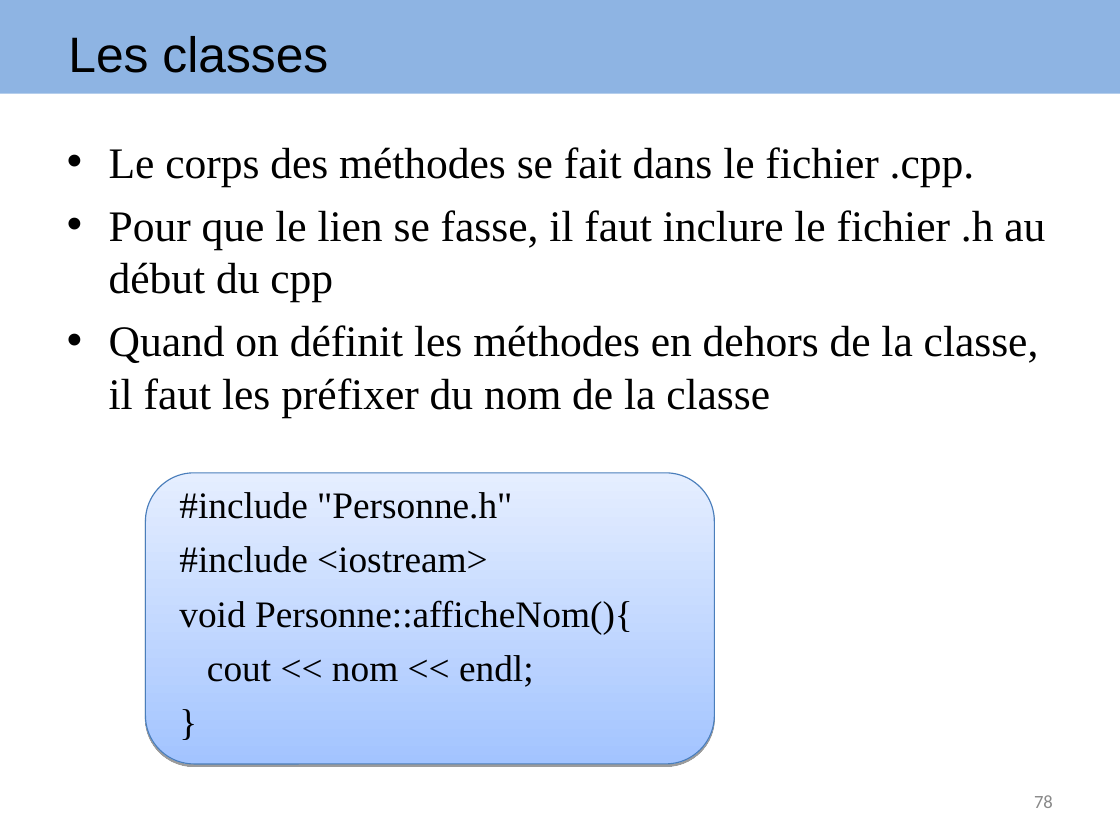
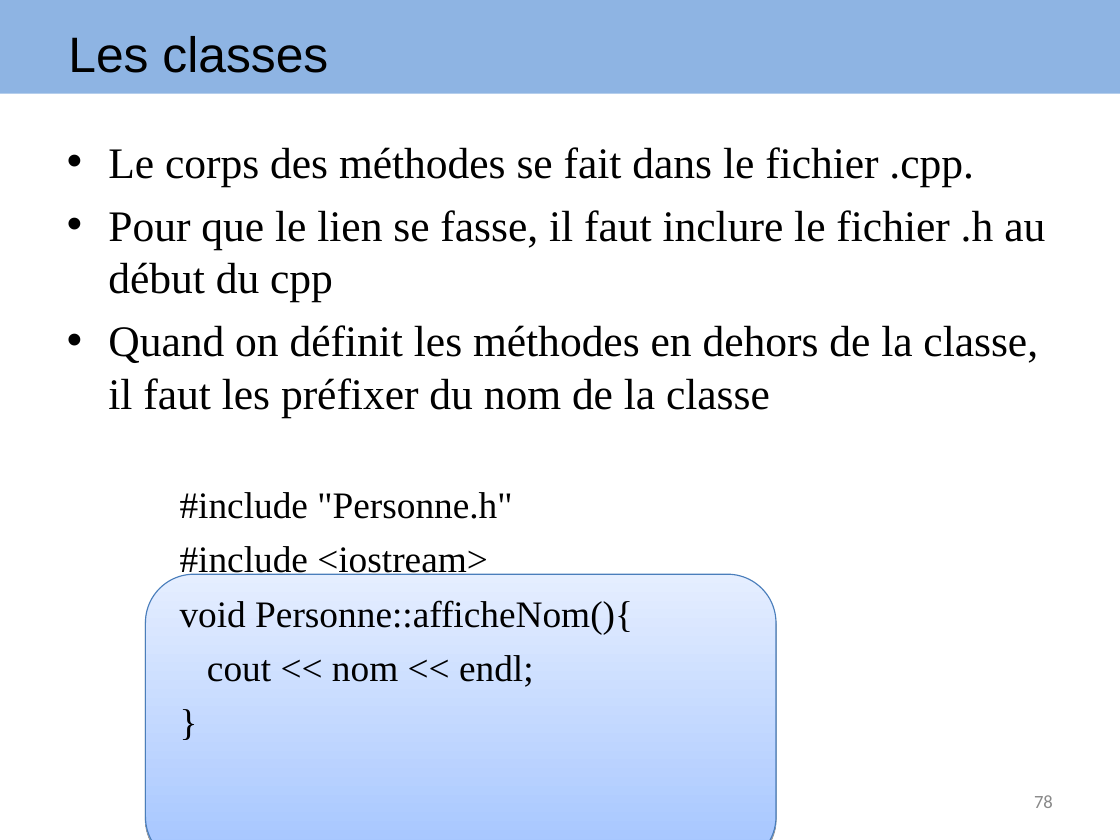
Before and after one commit to arnaudbirk/Formation-CPlusPlus, a slide deck: slide 78 of cours/Formation EVAFI C++.ppt. Drawn at 1120x840 pixels with LibreOffice and Linux fonts; fonts in the diff are those of the drawing. Boxes give left, top, right and bottom in pixels: in the first picture for what was removed or moved away, otherwise in the second. Text is boxed around its words. In the diff, an @@ line names an element or a change of style, - is before the commit and + after.

```diff
--- a/cours/Formation EVAFI C++.ppt
+++ b/cours/Formation EVAFI C++.ppt
@@ text "Le corps des méthodes se ..." at bbox=[108, 147, 1045, 687]: indent changed @@
@@ rounded rectangle: place and size @@
-rounded rectangle at bbox=[146, 473, 715, 764]
+rounded rectangle at bbox=[146, 575, 776, 840]
```
Also in this commit, not shown: 45 other slides changed, 1 slide added, 1 slide removed, 6 other files.
